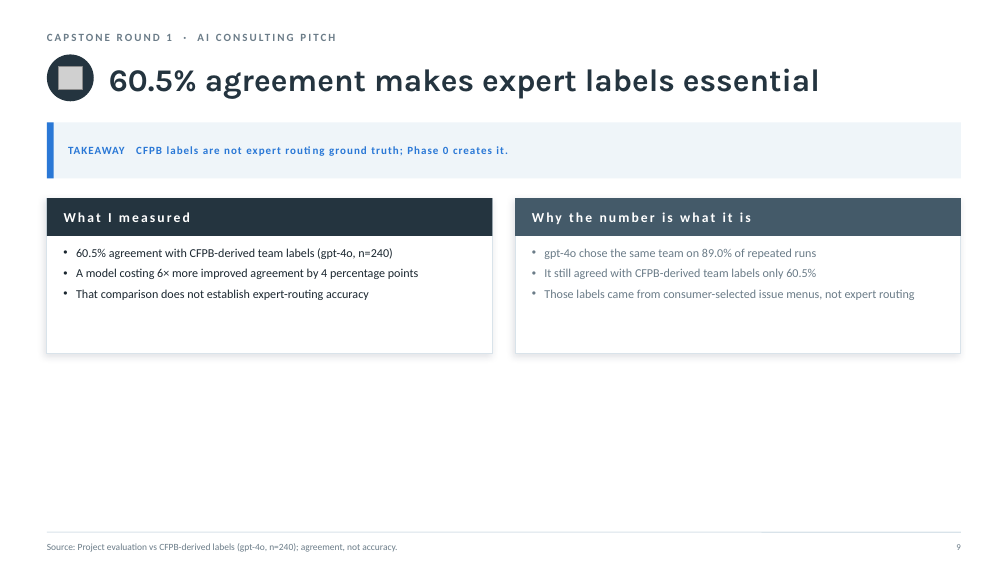
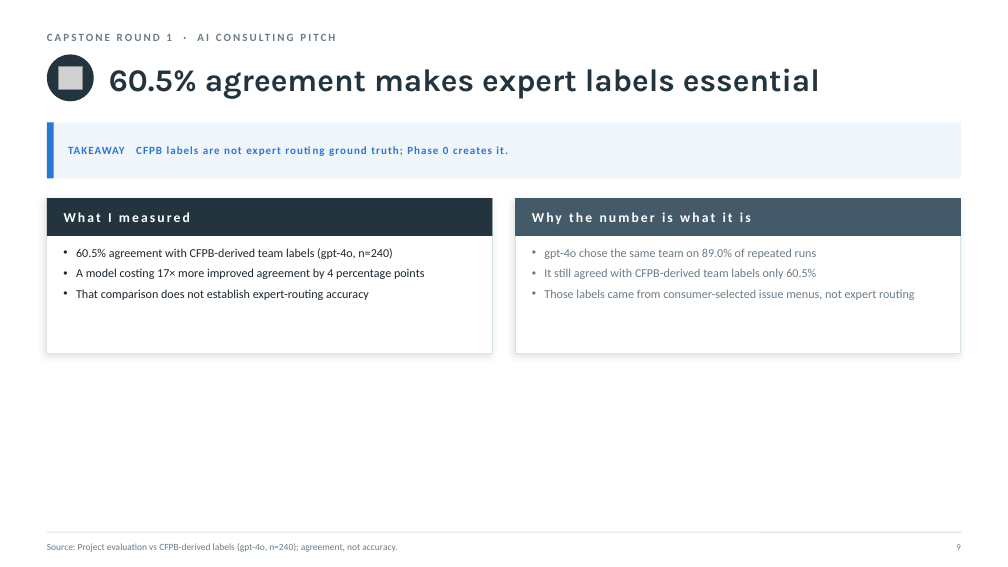
Before and after one commit to nyelugo/PROJECT-Capstone-AI-Consulting, a slide deck: slide 11 of presentation/round1_pitch.pptx. Drawn at 1008x567 pixels with LibreOffice and Linux fonts; fonts in the diff are those of the drawing; grey boxes stand for pictures. Boxes give left, top, right and bottom in pixels: in the first picture for what was removed or moved away, otherwise in the second. Text is boxed around its words. In the diff, an @@ line names an element or a change of style, - is before the commit and + after.

```diff
--- a/presentation/round1_pitch.pptx
+++ b/presentation/round1_pitch.pptx
@@ text at (x1=76, y1=268, x2=425, y2=279): text changed @@
-• A model costing 6× more improved agreement by 4 percentage points
+• A model costing 17× more improved agreement by 4 percentage points
```
Also in this commit, not shown: 1 other slide changed, 2 other files.
